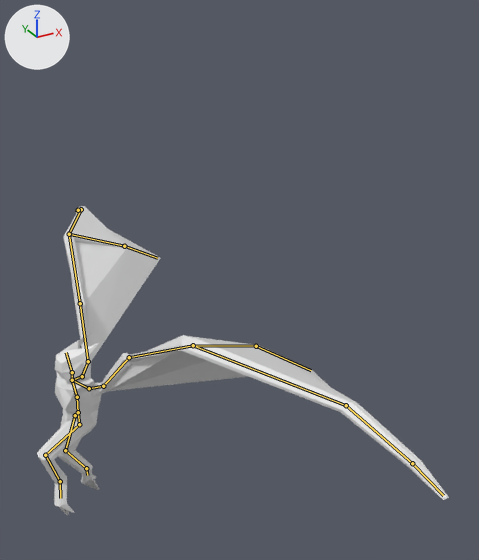
What one commit did to the Blender file Assets/Entities/Vetala.blend.
Rendered twice from a camera (50 mm lens) standing at (2.0, -31.9, 26.8) and looking at (18.1, -2.7, 12.2). The lights are fixed; the arrows at upper left show +X, +Y and +Z. Both versions are drawn at frame 120 of the action 'Attack'; the numbers are the values there. The bones that bend it are drawn over the model as lines.
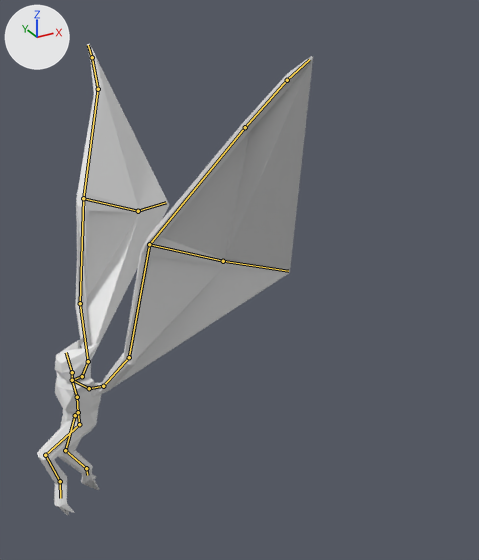
Location of each change, [x1, y1, x2, y2] in pixels of the pictures (479 x 560 px):
'Cube', posed (33% narrower, 52% taller): before [37, 206, 449, 516]; after [37, 44, 313, 516]
bone 'Ala4.L', root to tip: before (129, 357) to (193, 345); after (129, 357) to (149, 244)
bone 'Ala4.R', root to tip: before (80, 303) to (69, 234); after (80, 303) to (83, 198)

What changed in the scene script:
```text
Change bone_ala4_l:
    where bone_ala4_l = bpy.data.objects['Armature'].pose.bones['Ala4.L']  # child of 'Ala3.L'
    bone_ala4_l.rotation_quaternion: (0.575, -0.174, 0.722, -0.345) -> (0.69, 0.043, 0.722, 0.026)  # degrees (-98, 45, -113) -> degrees (-65, 96, -66)
Change bone_ala4_r:
    where bone_ala4_r = bpy.data.objects['Armature'].pose.bones['Ala4.R']  # child of 'Ala3.R'
    bone_ala4_r.rotation_quaternion: (0.575, -0.174, -0.722, 0.345) -> (0.693, 0.036, -0.717, -0.066)  # degrees (-98, -45, 113) -> degrees (-78, -99, 75)
```
